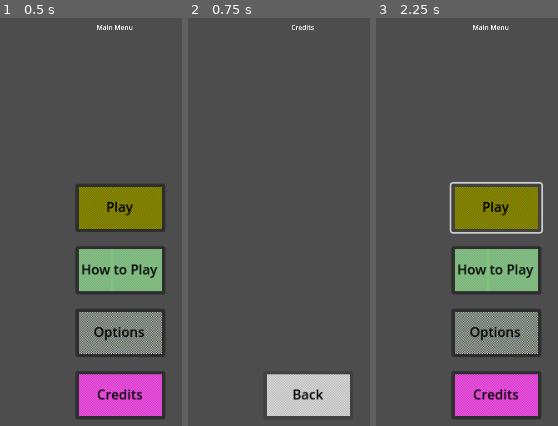
Above: before the commit, frames 1-3 (left to right).
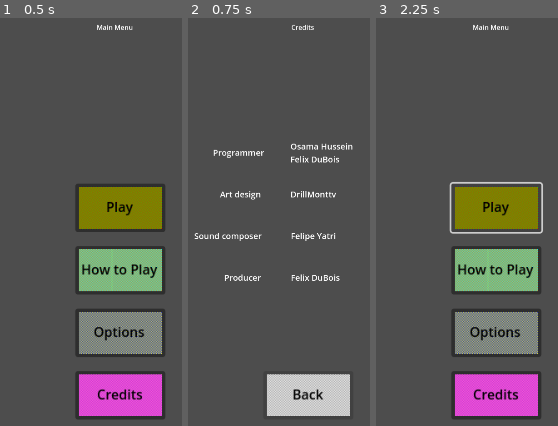
Above: after the commit, the same moments.

Repository: mzbrubak/Godot-Wild-Jam-70
Game: Godot game, scene res://Main Menu.tscn
Two runs of this game, one before a commit and one after it. Both use one fixed random seed, a clock stepped at 60 frames per second and the inputs below.
Inputs:
- Up to frame 1 (0.5 s): no input
- Up to frame 2 (0.75 s): click "Credits" at 0.5 s
- Up to frame 3 (2.25 s): click "Back" at 1.25 s; click "Play" at 2 s

Frame 1 is identical in both runs. In frame 2, 2.0% of the frame differs, in the area x 3-91%, y 30-65%; in frame 3, nothing differs.

Commit message:
The credits menu now has texts, giving credits to our team for fulfilling certain roles in making this game

Diff:
--- a/Credits Menu.gd
+++ b/Credits Menu.gd
@@ -28,6 +28,110 @@
 	# Set the back button text size to x = 107 and y = 55
 	$"Back Button/Back Text".size = Vector2(107, 55)
 
+	# Set the programmer text to say Programmer
+	$"Programmer Text".text = "Programmer"
+
+	# Set the programmer text size to be 100 by 50
+	$"Programmer Text".size = Vector2(100, 50)
+
+	# Align the programmer text at center right
+	$"Programmer Text".vertical_alignment = VERTICAL_ALIGNMENT_CENTER
+	$"Programmer Text".horizontal_alignment = HORIZONTAL_ALIGNMENT_RIGHT
+
+	# Add the programmer theme font size to override the value set in the inspector from 1 to size 20
+	$"Programmer Text".add_theme_font_size_override("font_size", 20)
+
+	# Set the programmer names text to equal to our programming team
+	$"Programmer Names Text".text = "Osama Hussein\nFelix DuBois"
+
+	# Set the programmer names text size to 100 by 50
+	$"Programmer Names Text".size = Vector2(100, 50)
+
+	# Set the programmer names text to align at center left
+	$"Programmer Names Text".vertical_alignment = VERTICAL_ALIGNMENT_CENTER
+	$"Programmer Names Text".horizontal_alignment = HORIZONTAL_ALIGNMENT_LEFT
+
+	# Use the add theme font size override to set the font size of the Programmer Names Text
+	$"Programmer Names Text".add_theme_font_size_override("font_size", 20)
+
+	# Set the Art Design text to say Art design
+	$"Art Design Text".text = "Art design"
+
+	# Set the art design text size to be 100 by 50
+	$"Art Design Text".size = Vector2(100, 50)
+
+	# Set the art design text to align at center right
+	$"Art Design Text".vertical_alignment = VERTICAL_ALIGNMENT_CENTER
+	$"Art Design Text".horizontal_alignment = HORIZONTAL_ALIGNMENT_RIGHT
+
+	# Set the art design theme font size to override to font size 20
+	$"Art Design Text".add_theme_font_size_override("font_size", 20)
+
+	# Give credit to the artist in our team
+	$"Art Design Name Text".text = "DrillMonttv"
+
+	# Set the art design name text size to be 100 by 50
+	$"Art Design Name Text".size = Vector2(100, 50)
+
+	# Set the art design name text to align at center left
+	$"Art Design Name Text".vertical_alignment = VERTICAL_ALIGNMENT_CENTER
+	$"Art Design Name Text".horizontal_alignment = HORIZONTAL_ALIGNMENT_LEFT
+
+	# Set the art design name theme font size to override to font size 20
+	$"Art Design Name Text".add_theme_font_size_override("font_size", 20)
+
+	# Make the sound composer text say Sound composer
+	$"Sound Composer Text".text = "Sound composer"
+
+	# Set the sound composer text size to be 100 by 50
+	$"Sound Composer Text".size = Vector2(100, 50)
+
+	# Align the sound composer text center right
+	$"Sound Composer Text".vertical_alignment = VERTICAL_ALIGNMENT_CENTER
+	$"Sound Composer Text".horizontal_alignment = HORIZONTAL_ALIGNMENT_RIGHT
+
+	# Set the sound composer theme font size to override to font size 20
+	$"Sound Composer Text".add_theme_font_size_override("font_size", 20)
+
+	# Set the sound composer name text equal to our sound composer team
+	$"Sound Composer Name Text".text = "Felipe Yatri"
+
+	# Set the sound composer name text size to be 100 by 50
+	$"Sound Composer Name Text".size = Vector2(100, 50)
+
+	# Align the sound composer name text center left
+	$"Sound Composer Name Text".vertical_alignment = VERTICAL_ALIGNMENT_CENTER
+	$"Sound Composer Name Text".horizontal_alignment = HORIZONTAL_ALIGNMENT_LEFT
+
+	# Set the sound composer name theme font size to override to font size 20
+	$"Sound Composer Name Text".add_theme_font_size_override("font_size", 20)
+
+	# Make the producer text say Producer
+	$"Producer Text".text = "Producer"
+
+	# Set the producer text size to be 100 by 50
+	$"Producer Text".size = Vector2(100, 50)
+
+	# Align the producer text center right
+	$"Producer Text".vertical_alignment = VERTICAL_ALIGNMENT_CENTER
+	$"Producer Text".horizontal_alignment = HORIZONTAL_ALIGNMENT_RIGHT
+
+	# Set the producer theme font size to override to font size 20
+	$"Producer Text".add_theme_font_size_override("font_size", 20)
+
+	# Give credit to our producer team
+	$"Producer Name Text".text = "Felix DuBois"
+
+	# Set the producer name text size to be 100 by 50
+	$"Producer Name Text".size = Vector2(100, 50)
+
+	# Align the producer name text center left
+	$"Producer Name Text".vertical_alignment = VERTICAL_ALIGNMENT_CENTER
+	$"Producer Name Text".horizontal_alignment = HORIZONTAL_ALIGNMENT_LEFT
+
+	# Set the producer name theme font size to override to font size 20
+	$"Producer Name Text".add_theme_font_size_override("font_size", 20)
+
 
 # Called every frame. 'delta' is the elapsed time since the previous frame.
 func _process(delta):
--- a/Credits Menu.tscn
+++ b/Credits Menu.tscn
@@ -36,4 +36,108 @@
 offset_bottom = 23.0
 theme_override_colors/font_color = Color(0, 0, 0, 1)
 
+[node name="Programmer Text" type="Label" parent="."]
+anchors_preset = 8
+anchor_left = 0.5
+anchor_top = 0.5
+anchor_right = 0.5
+anchor_bottom = 0.5
+offset_left = -210.0
+offset_top = -240.0
+offset_right = -170.0
+offset_bottom = -217.0
+grow_horizontal = 2
+grow_vertical = 2
+
+[node name="Programmer Names Text" type="Label" parent="."]
+anchors_preset = 8
+anchor_left = 0.5
+anchor_top = 0.5
+anchor_right = 0.5
+anchor_bottom = 0.5
+offset_left = -20.0
+offset_top = -240.0
+offset_right = 20.0
+offset_bottom = -217.0
+grow_horizontal = 2
+grow_vertical = 2
+
+[node name="Art Design Text" type="Label" parent="."]
+anchors_preset = 8
+anchor_left = 0.5
+anchor_top = 0.5
+anchor_right = 0.5
+anchor_bottom = 0.5
+offset_left = -205.0
+offset_top = -140.0
+offset_right = -126.0
+offset_bottom = -117.0
+grow_horizontal = 2
+grow_vertical = 2
+
+[node name="Art Design Name Text" type="Label" parent="."]
+anchors_preset = 8
+anchor_left = 0.5
+anchor_top = 0.5
+anchor_right = 0.5
+anchor_bottom = 0.5
+offset_left = -30.0
+offset_top = -140.0
+offset_right = 10.0
+offset_bottom = -117.0
+grow_horizontal = 2
+grow_vertical = 2
+
+[node name="Sound Composer Text" type="Label" parent="."]
+anchors_preset = 8
+anchor_left = 0.5
+anchor_top = 0.5
+anchor_right = 0.5
+anchor_bottom = 0.5
+offset_left = -250.0
+offset_top = -40.0
+offset_right = -210.0
+offset_bottom = -17.0
+grow_horizontal = 2
+grow_vertical = 2
+
+[node name="Sound Composer Name Text" type="Label" parent="."]
+anchors_preset = 8
+anchor_left = 0.5
+anchor_top = 0.5
+anchor_right = 0.5
+anchor_bottom = 0.5
+offset_left = -30.0
+offset_top = -40.0
+offset_right = 10.0
+offset_bottom = -17.0
+grow_horizontal = 2
+grow_vertical = 2
+
+[node name="Producer Text" type="Label" parent="."]
+anchors_preset = 8
+anchor_left = 0.5
+anchor_top = 0.5
+anchor_right = 0.5
+anchor_bottom = 0.5
+offset_left = -205.0
+offset_top = 60.0
+offset_right = -165.0
+offset_bottom = 83.0
+grow_horizontal = 2
+grow_vertical = 2
+
+[node name="Producer Name Text" type="Label" parent="."]
+anchors_preset = 8
+anchor_left = 0.5
+anchor_top = 0.5
+anchor_right = 0.5
+anchor_bottom = 0.5
+offset_left = -25.0
+offset_top = 60.0
+offset_right = 15.0
+offset_bottom = 83.0
+grow_horizontal = 2
+grow_vertical = 2
+
 [connection signal="pressed" from="Back Button" to="." method="IfBackButtonIsPressed"]
